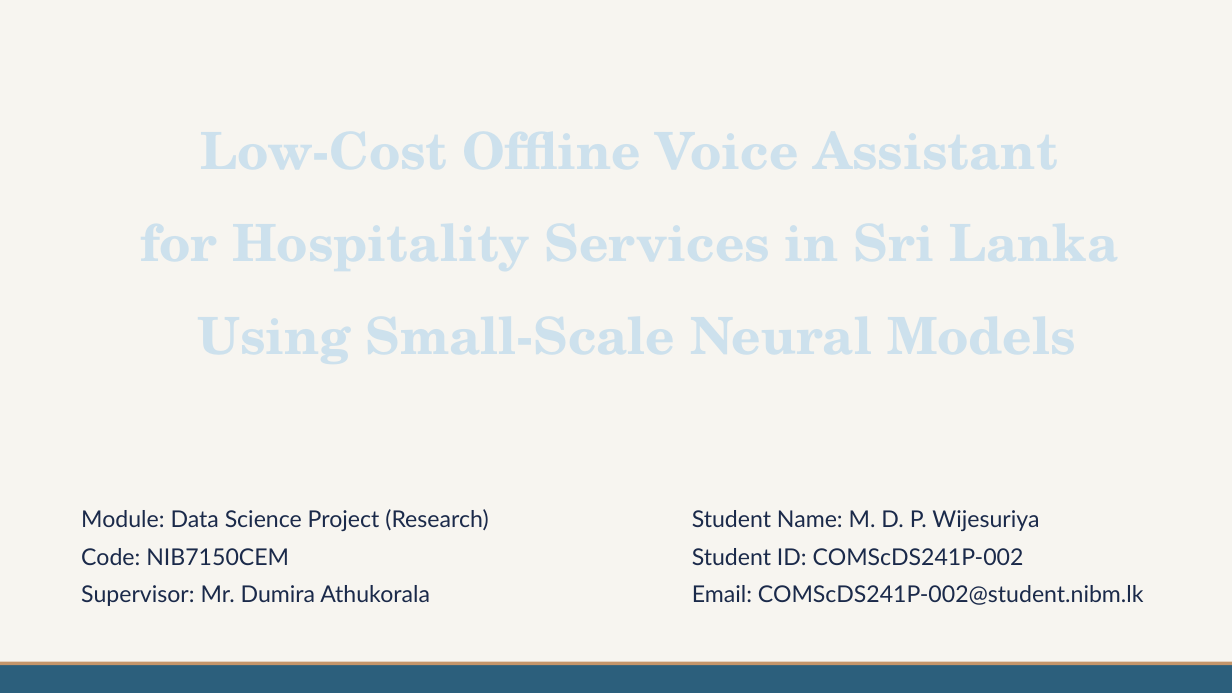
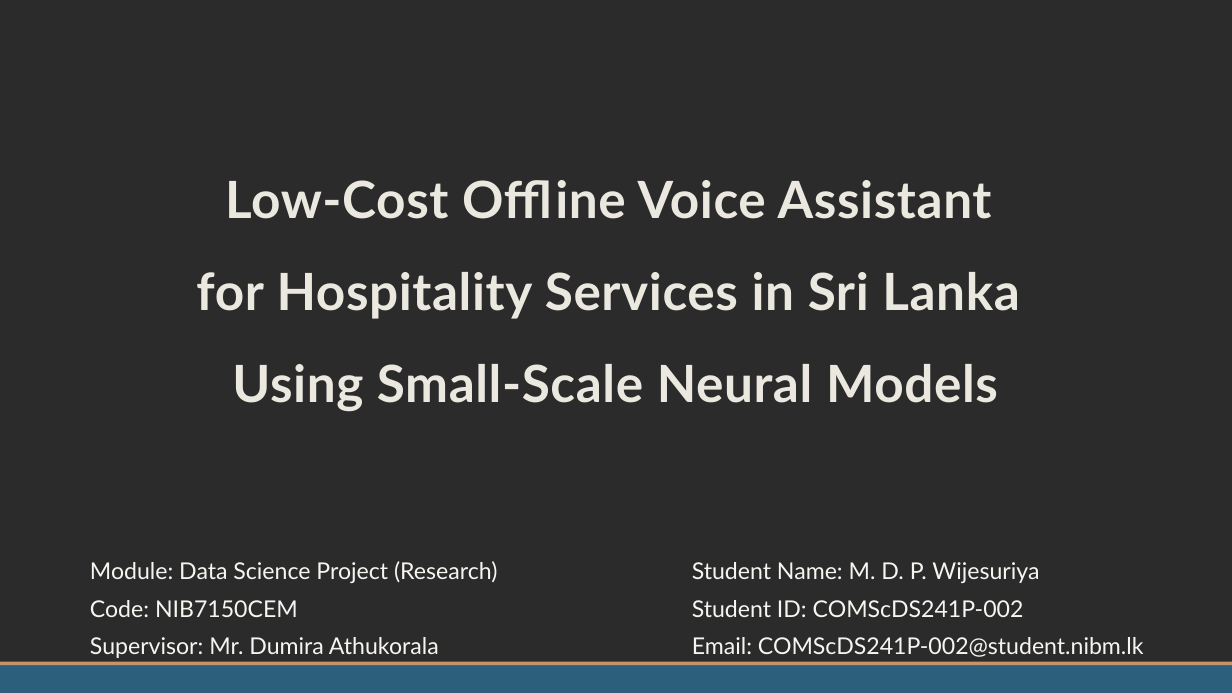
Before and after one commit to mdpw/msc-research, a slide deck: slide 1 of documents/Viva Presentation.pptx. Drawn at 1232x693 pixels with LibreOffice and Linux fonts; fonts in the diff are those of the drawing; background and template pictures are left out; a plain dark background stands for a picture behind light text. Boxes give left, top, right and bottom in pixels: in the first picture for what was removed or moved away, otherwise in the second. Text is boxed around its words. In the diff, an @@ line names an element or a change of style, - is before the commit and + after.

```diff
--- a/documents/Viva Presentation.pptx
+++ b/documents/Viva Presentation.pptx
@@ background #F7F5F0 to picture (left out) @@
@@ title added at (196,180,1019,412), 40 pt, text #EBE8E0, bold @@
+Low-Cost Offline Voice Assistant
+for Hospitality Services in Sri Lanka
+Using Small-Scale Neural Models
@@ subtitle "Module: Data Science Project (Research)" at (90,561,497,658): text colour #1B2A4A to #F7F5F0 @@
@@ subtitle "Module: Data Science Project (Research)": place and size @@
-subtitle "Module: Data Science Project (Research)" at (81,509,488,606)
+subtitle "Module: Data Science Project (Research)" at (90,561,497,658)
@@ text "Student Name: M. D. P. ...": place and size @@
-text "Student Name: M. D. P. ..." at (692,510,1144,605)
+text "Student Name: M. D. P. ..." at (692,562,1144,657)
@@ text "Student Name: M. D. P. ..." at (692,562,1144,657): text colour #1B2A4A to #F7F5F0 @@
```
Also in this commit, not shown: 18 other slides changed, 3 slides added, 3 slides removed.
